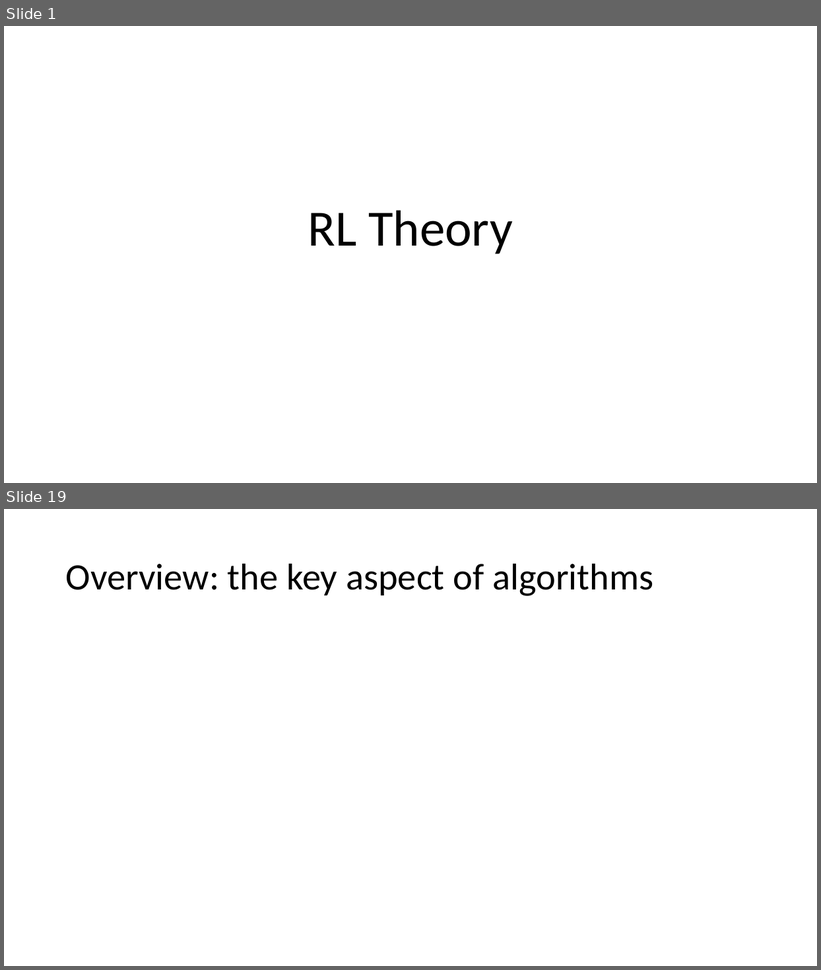
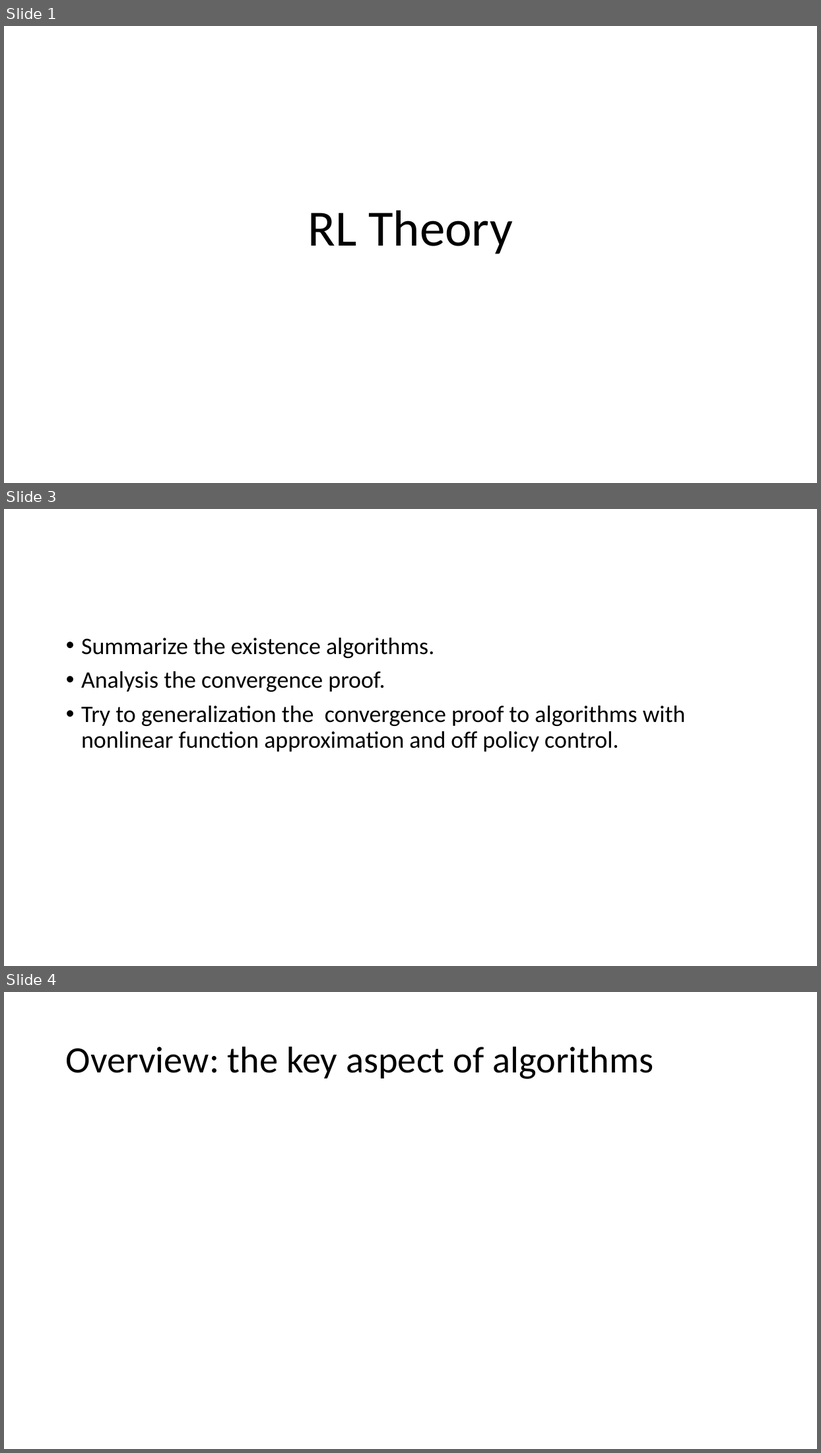
Before and after one commit to xfdywy/RL, a slide deck: some slide/rl theory.pptx. Shown one above the other, each under a label of ours: slides 1 and 19 before the commit, slides 1, 3 and 4 after it; the slides between them are not shown. The pictures are 821x970 and 821x1453 pixels, drawn with LibreOffice and Linux fonts; fonts in the diff are those of the drawing; grey boxes stand for pictures. Boxes give left, top, right and bottom in pixels: in the first picture for what was removed or moved away, otherwise in the second. Text is boxed around its words. In the diff, an @@ line names an element or a change of style, - is before the commit and + after.

```diff
--- a/some slide/rl theory.pptx
+++ b/some slide/rl theory.pptx
@@ slide 3 added at box(4, 509, 817, 966), background #FFFFFF @@
@@ text added at box(81, 638, 686, 752), 28 pt, text #000000 @@
+• Summarize the existence algorithms.
+• Analysis the convergence proof.
+• Try to generalization the convergence proof to algorithms with nonlinear function approximation and off policy control.
@@ what was slide 19 is now slide 4 @@
```
Also in this commit, not shown: 1 slide changed, 1 slide removed.
